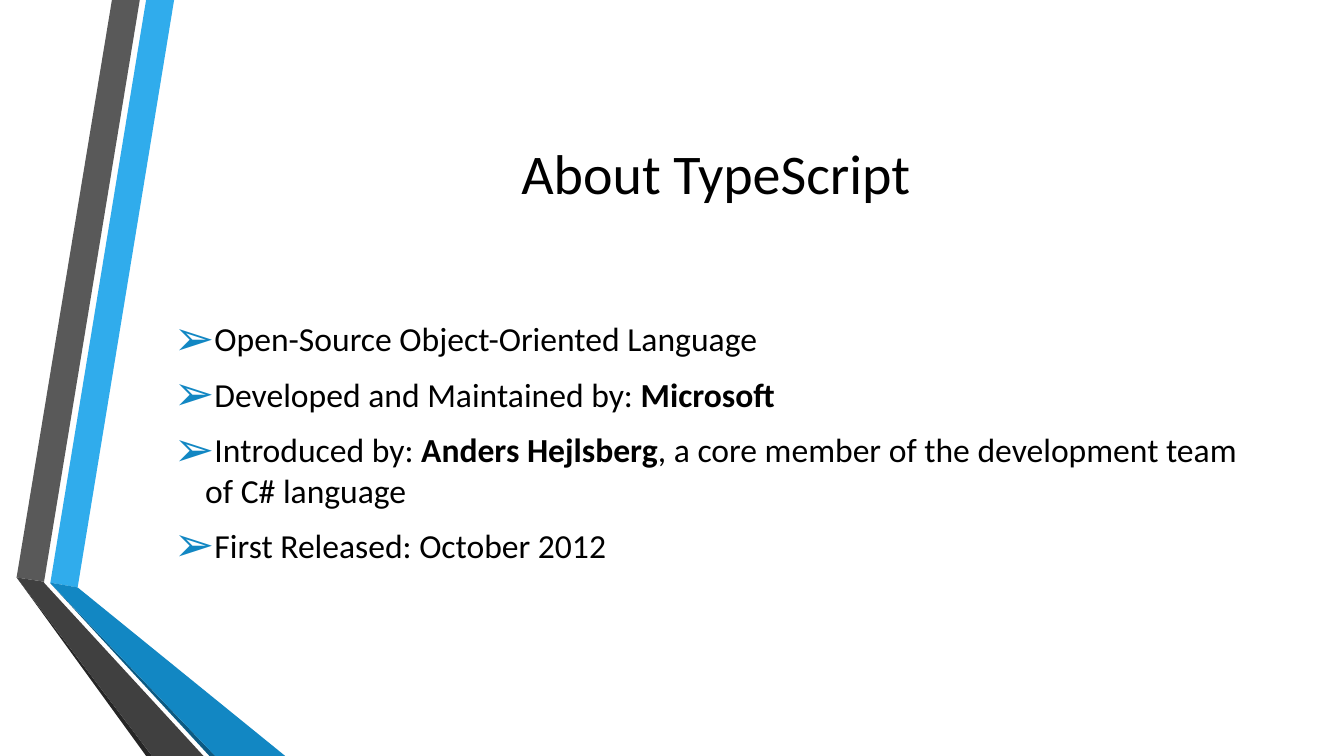
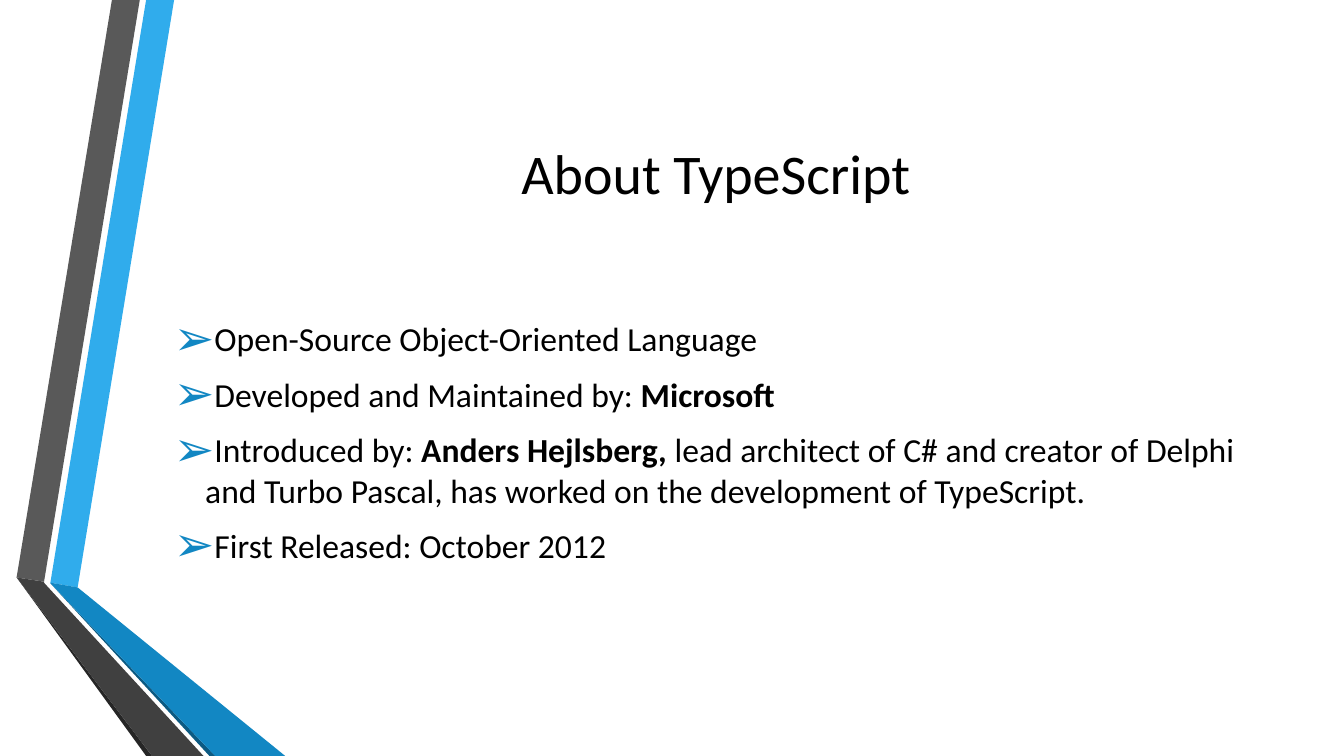
Before and after one commit to kalyank12/SoftwareParadigms, a slide deck: slide 3 of PPT/Group02-Component1.pptx. Drawn at 1344x756 pixels with LibreOffice and Linux fonts; fonts in the diff are those of the drawing; background and template pictures are left out. Boxes give left, top, right and bottom in pixels: in the first picture for what was removed or moved away, otherwise in the second. Text is boxed around its words. In the diff, an @@ line names an element or a change of style, - is before the commit and + after.

```diff
--- a/PPT/Group02-Component1.pptx
+++ b/PPT/Group02-Component1.pptx
@@ text at (x1=205, y1=438, x2=1234, y2=509): text changed @@
-➢ Introduced by: Anders Hejlsberg, a core member of the development team of C# language
+➢ Introduced by: Anders Hejlsberg, lead architect of C# and creator of Delphi and Turbo Pascal, has worked on the development of TypeScript.
```
Also in this commit, not shown: 2 other slides changed.
